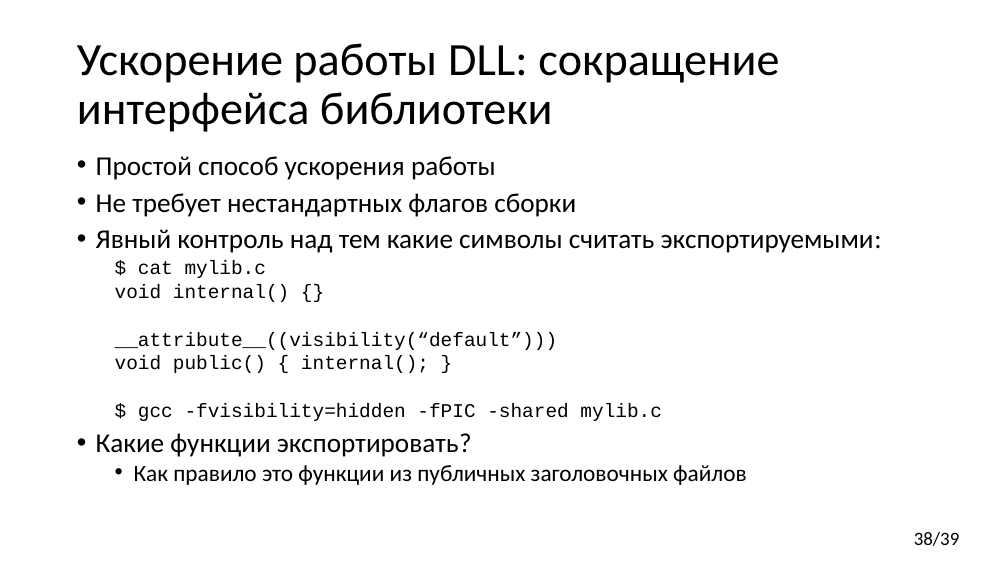
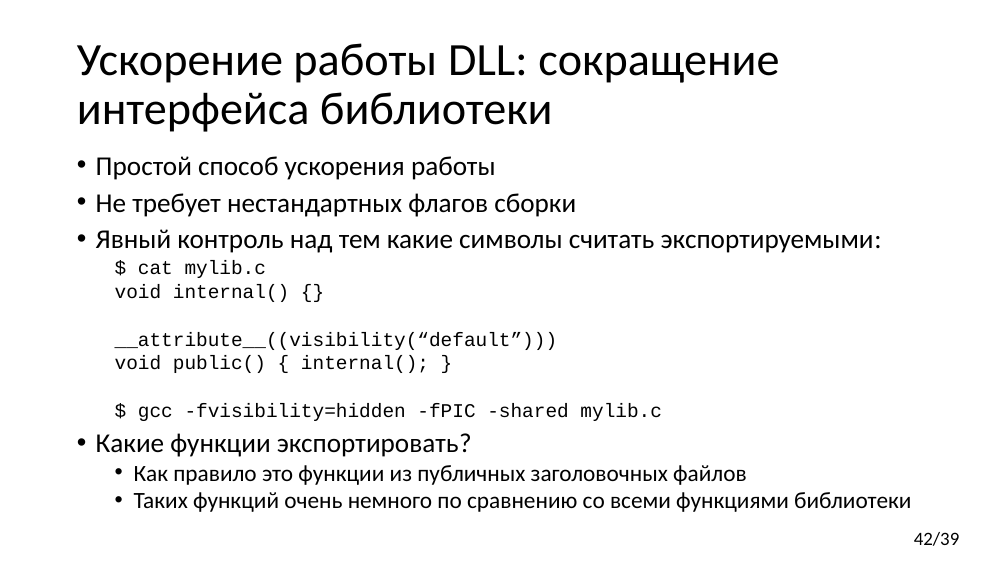
Before and after one commit to yugr/CppRussia, a slide deck: slide 42 of 2024/RU.pptx (slide 38 before the commit). Drawn at 1008x567 pixels with LibreOffice and Linux fonts; fonts in the diff are those of the drawing. Boxes give left, top, right and bottom in pixels: in the first picture for what was removed or moved away, otherwise in the second. Text is boxed around its words. In the diff, an @@ line names an element or a change of style, - is before the commit and + after.

```diff
--- a/2024/RU.pptx
+++ b/2024/RU.pptx
@@ text at bbox=[134, 492, 911, 512]: paragraph added @@
+  • Таких функций очень немного по сравнению со всеми функциями библиотеки
@@ page number at bbox=[914, 532, 960, 546]: text changed @@
-38/39
+42/39
```
Also in this commit, not shown: 6 other slides changed, 6 slides added, 1 other file.
